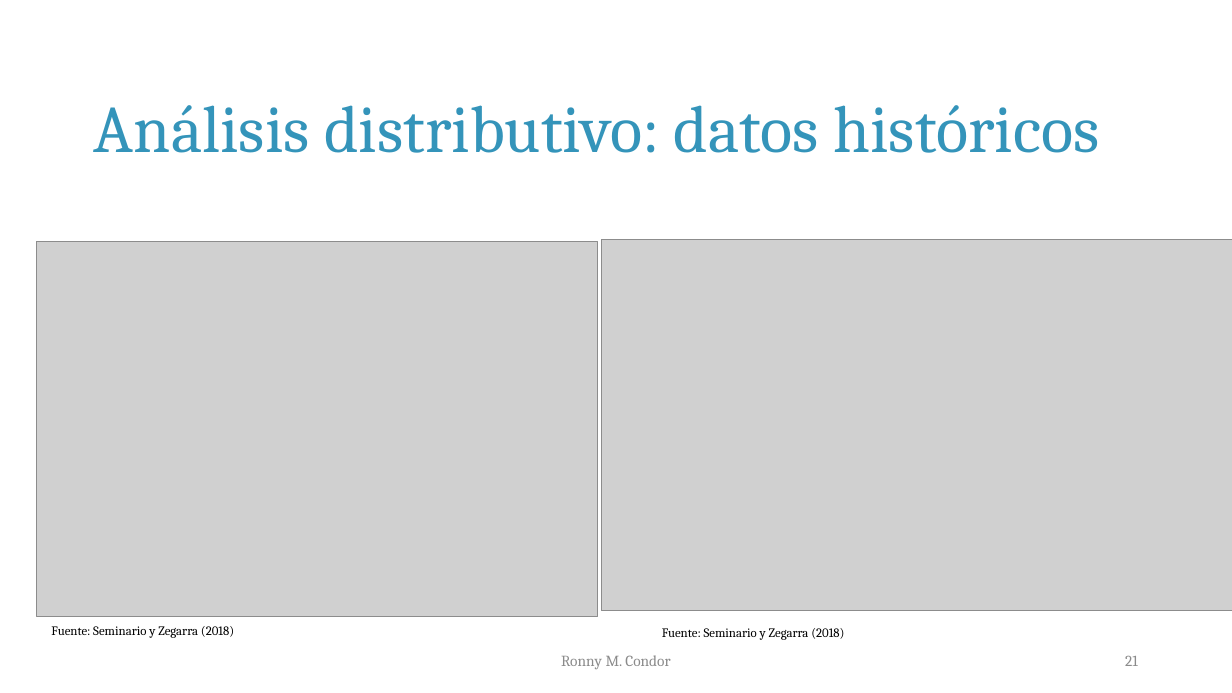
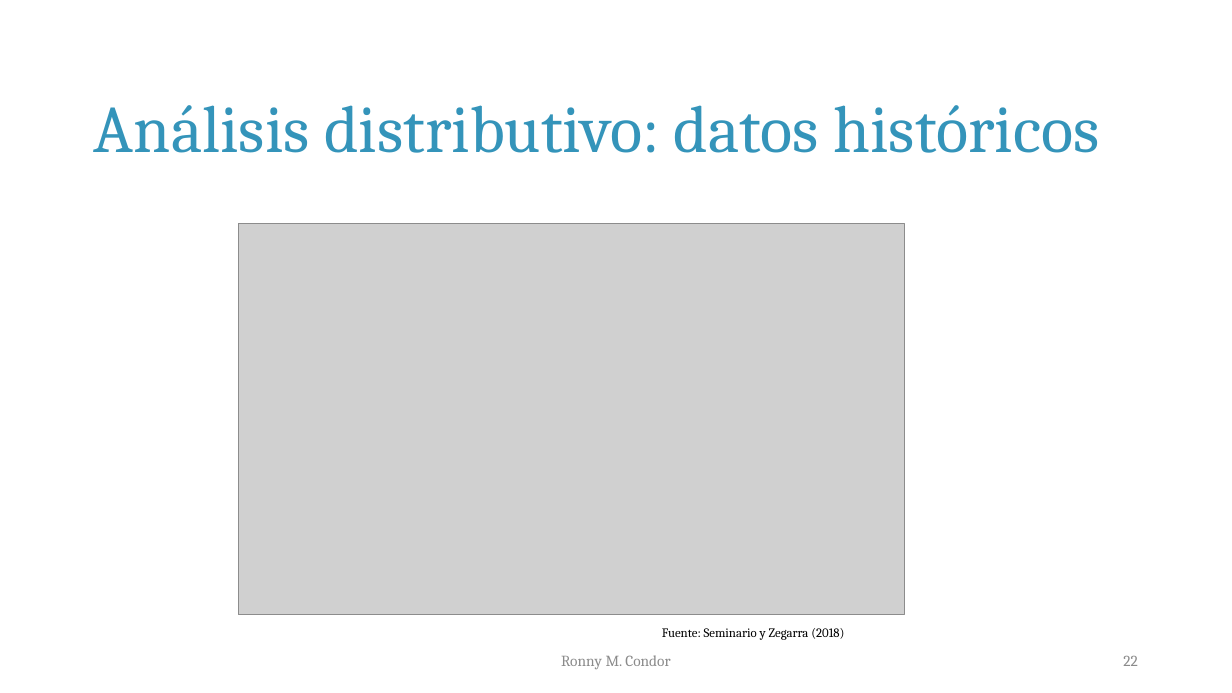
Before and after one commit to rmcondor/Theories-of-Distribution-and-Inequality-Course, a slide deck: slide 22 of Lecture 1/Notas de clase 01.pptx (slide 21 before the commit). Drawn at 1232x693 pixels with LibreOffice and Linux fonts; fonts in the diff are those of the drawing; grey boxes stand for pictures. Boxes give left, top, right and bottom in pixels: in the first picture for what was removed or moved away, otherwise in the second. Text is boxed around its words. In the diff, an @@ line names an element or a change of style, - is before the commit and + after.

```diff
--- a/Lecture 1/Notas de clase 01.pptx
+++ b/Lecture 1/Notas de clase 01.pptx
@@ picture: place and size @@
-picture at (602, 239, 1232, 611)
+picture at (238, 224, 905, 616)
@@ picture removed at (37, 241, 598, 616) @@
@@ text removed at (51, 626, 234, 638) @@
-Fuente: Seminario y Zegarra (2018)
@@ page number at (1123, 656, 1137, 666): text changed @@
-21
+22
```
Also in this commit, not shown: 2 other slides changed, 1 slide added, 1 other file.
